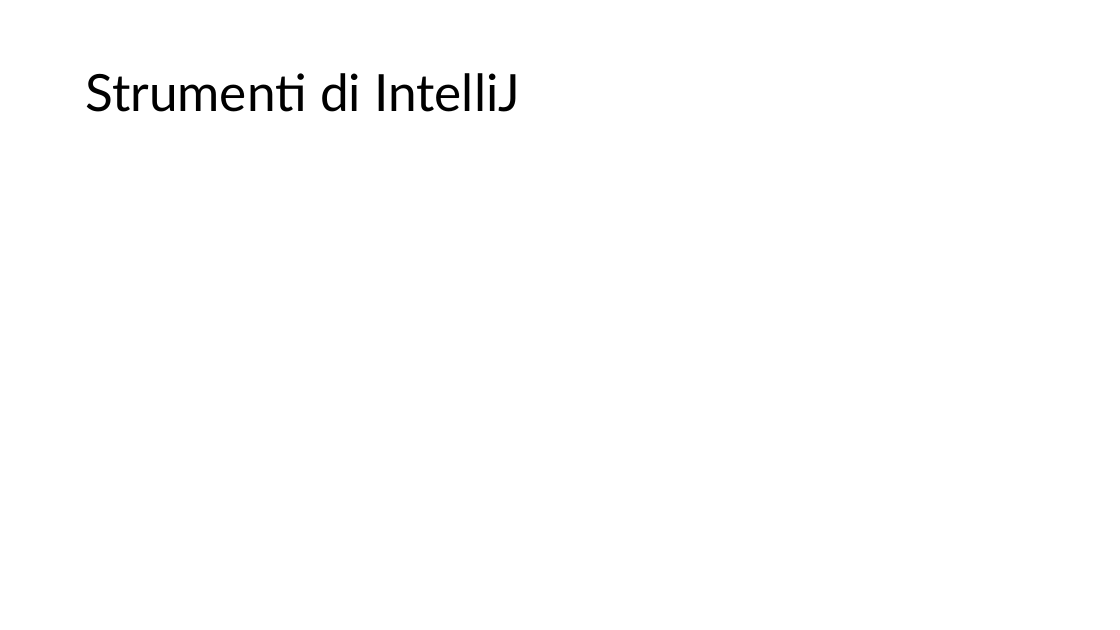
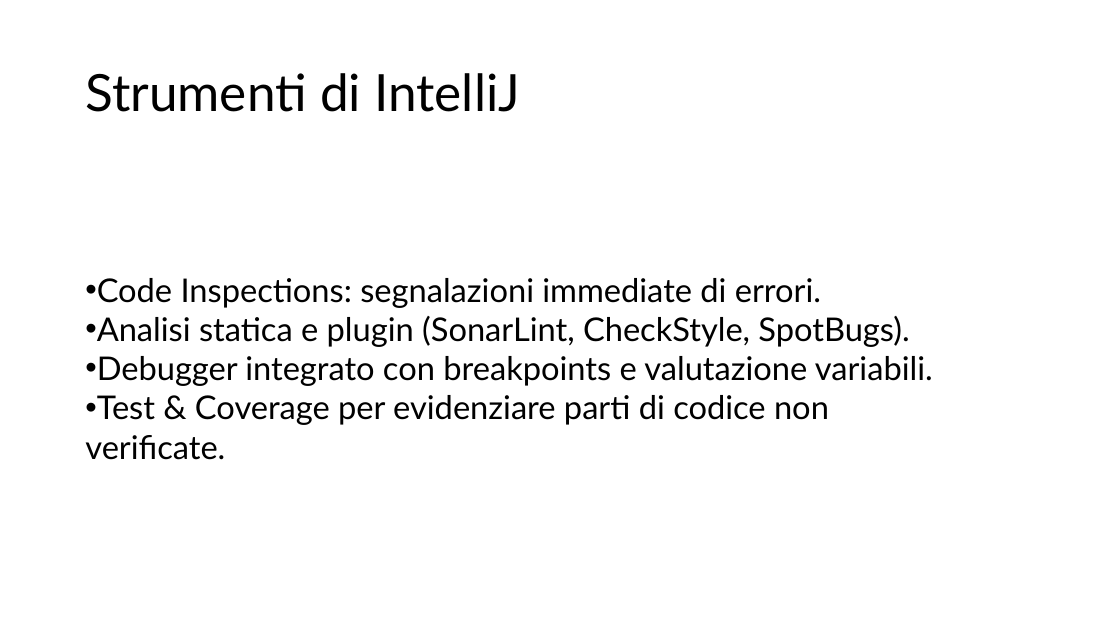
Before and after one commit to EliottJacobe08/Lab-Programmazione-1, a slide deck: slide 6 of Debugging.pptx. Drawn at 1120x630 pixels with LibreOffice and Linux fonts; fonts in the diff are those of the drawing. Boxes give left, top, right and bottom in pixels: in the first picture for what was removed or moved away, otherwise in the second. Text is boxed around its words. In the diff, an @@ line names an element or a change of style, - is before the commit and + after.

```diff
--- a/Debugging.pptx
+++ b/Debugging.pptx
@@ text added at (85, 278, 933, 460), 28 pt, text #000000 @@
+• Code Inspections: segnalazioni immediate di errori.
+• Analisi statica e plugin (SonarLint, CheckStyle, SpotBugs).
+• Debugger integrato con breakpoints e valutazione variabili.
+• Test & Coverage per evidenziare parti di codice non verificate.
```
Also in this commit, not shown: 4 other slides changed, 3 slides added, 3 slides removed.
